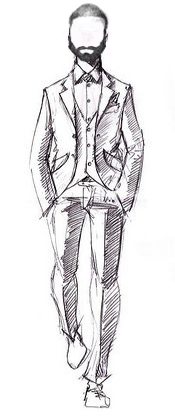
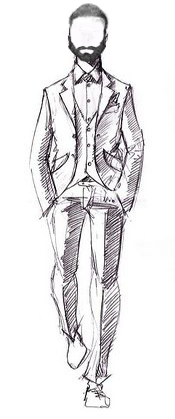
Layer changes from the first w=175, h=419 image to the second:
painted on "Layer 7" over [76, 6, 99, 20]
